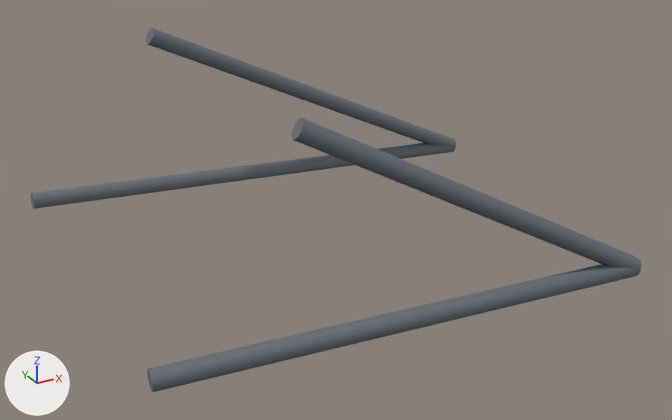
The glTF model public/models/parts/kaeferkraft-reinforced_frame.glb: old version first, new version second.
Before and after are seen from a 50 mm lens placed at (-1.065, -2.147, 2.109), pointed at (0.081, -0.064, 1.067). The axes (+X, +Y, +Z) are drawn at lower left. The lights are the same throughout. The older version comes first. Where no turn or scale is listed for an object, it has been applied to the vertices. Vertices at exactly the same position are counted once.

In view in the first picture: 'Waist', 'Waist.001', 'WaistToFrontTop', 'WaistToFrontTop.001'.
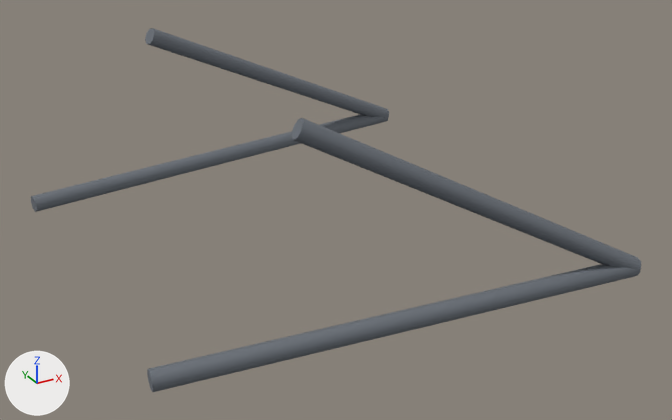
Where the newer file only moved an object's origin or applied its transform, the numbers keep the older frame.

Changed parts and their boxes (x1, y1, x2, y2) in the pictures (672 x 420 px):
'Waist', reshaped (16% narrower, 48% taller)
    before: (31, 143, 455, 209)
    after: (31, 114, 389, 212)
'WaistToFrontTop', reshaped (21% narrower, 24% shorter)
    before: (146, 28, 456, 148)
    after: (145, 28, 389, 119)

The change, as a diff of the scene's bpy script:
```diff
--- a/public/models/parts/kaeferkraft-reinforced_frame.glb.py
+++ b/public/models/parts/kaeferkraft-reinforced_frame.glb.py
@@ me_mesh_0 @@
 # used by ob_waist; location = (0.124, 0.494, 0.988)
-me_mesh_0.from_pydata(...)  # 20 vertices, 32 faces; spans x -0.76..0.76, y -0.03..0.03, z -0.07..0.07
+me_mesh_0.from_pydata(...)  # 20 vertices, 32 faces; spans x -0.76..0.53, y -0.04..0.14, z 0.01..0.1
+# me_mesh_0 part 1: the whole mesh is multiplied about its middle by the matrix ((0.846, -0.078, -0.083), (0.085, 0.847, 0.072), (0.076, -0.08, 0.847)), then moved by (-0.11, 0.05, 0.06)
 me_mesh_0.materials.append(mat_grey)
@@ me_mesh_1 @@
 # used by ob_waisttofronttop; location = (0.319, 0.489, 1.211)
-me_mesh_1.from_pydata(...)  # 20 vertices, 32 faces; spans x -0.57..0.57, y -0.034..0.034, z -0.291..0.291
+me_mesh_1.from_pydata(...)  # 20 vertices, 32 faces; spans x -0.57..0.345, y -0.034..0.146, z -0.17..0.291
+# me_mesh_1 part 2: 19 of 20 vertices moved; they spanned x -0.57..0.57, y -0.034..0.034, z -0.291..0.291 and now span x -0.57..0.345, y -0.034..0.146, z -0.17..0.291; mean shift (-0.118, 0.059, 0.063); largest move (0.559, 0.034, -0.269) -> (0.332, 0.146, -0.145)
 me_mesh_1.materials.append(mat_grey_001)
```
